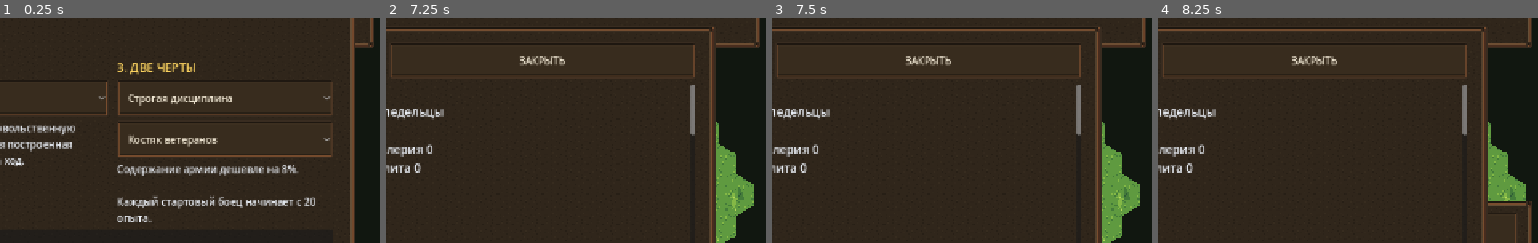
Above: before the commit, frames 1-4 (left to right).
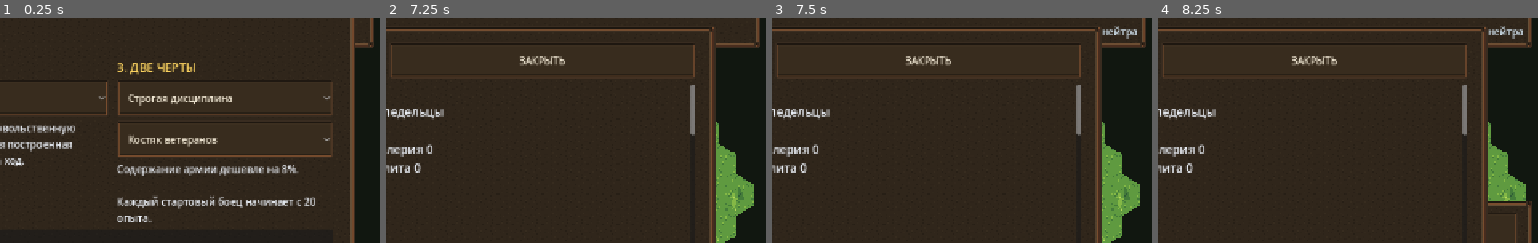
Above: after the commit, the same moments.

Repository: ilonadanelan1-code/-Project-Ember
Game: Godot game, scene res://scenes/strategy_map.tscn
The game is run twice, just before and just after one commit, with the same random seed, the same clock (stepped at 60 frames per second) and the same inputs.
Inputs:
- Up to frame 1 (0.25 s): no input
- Up to frame 2 (7.25 s): click "Речные люди" at 0.5 s; click "Земледельцы" at 1.25 s; click "Строгая дисциплина" at 2 s; click "Костяк ветеранов" at 2.75 s; click "Костяк ветеранов" at 3.5 s; click "Проводники рубежей" at 4.25 s; click "ОСНОВАТЬ КОРОЛЕВСТВО" at 5 s; click "АРМИЯ" at 5.75 s; click "ГОРОД" at 6.5 s
- Up to frame 3 (7.5 s): click "ХОД" at 7.25 s
- Up to frame 4 (8.25 s): click "ЕЩЁ" at 8 s
The pictures show only the part of the screen within x 50-100%, y 11-61%; the shares and areas given below are measured in that part.

Frames 1-2 are identical in both runs. In frame 3, 0.2% of the frame differs, in the area x 86-97%, y 3-10%; in frame 4, 0.2%.
Error before the commit: Parse Error: Cannot infer the type of "role_id" variable because the value doesn't have a set type. (res://scripts/strategic_ai_planner.gd:264)

Commit message:
fix: type deterministic recruitment role selection

Diff:
--- a/project_ember/scripts/strategic_ai_planner.gd
+++ b/project_ember/scripts/strategic_ai_planner.gd
@@ -167,7 +167,7 @@
 	for unit_value in army_value:
 		if not unit_value is Dictionary:
 			continue
-		var role_id := str(unit_value.get("role", UnitCatalog.ROLE_MELEE))
+		var role_id: String = str(unit_value.get("role", UnitCatalog.ROLE_MELEE))
 		var data := UnitCatalog.get_data(role_id)
 		var max_health := maxf(1.0, float(data.get("max_health", 125.0)))
 		var health_ratio := clampf(float(unit_value.get("health", max_health)) / max_health, 0.0, 1.0)
@@ -227,7 +227,7 @@
 			if not enemy_unit is Dictionary:
 				continue
 			enemy_total += 1
-			var enemy_role := str(enemy_unit.get("role", UnitCatalog.ROLE_MELEE))
+			var enemy_role: String = str(enemy_unit.get("role", UnitCatalog.ROLE_MELEE))
 			if enemy_role == UnitCatalog.ROLE_CAVALRY:
 				enemy_cavalry += 1
 			elif enemy_role == UnitCatalog.ROLE_RANGED:
@@ -252,7 +252,7 @@
 	}
 	for unit_value in army:
 		if unit_value is Dictionary:
-			var role_id := str(unit_value.get("role", UnitCatalog.ROLE_MELEE))
+			var role_id: String = str(unit_value.get("role", UnitCatalog.ROLE_MELEE))
 			if counts.has(role_id):
 				counts[role_id] = int(counts[role_id]) + 1
 	var share_total := 0.0
@@ -261,7 +261,7 @@
 	var best_role := UnitCatalog.ROLE_MELEE
 	var best_deficit := -999999.0
 	for role_index in range(ROLE_ORDER.size()):
-		var role_id := ROLE_ORDER[role_index]
+		var role_id: String = str(ROLE_ORDER[role_index])
 		var desired_count := float(desired_army_size) * float(shares.get(role_id, 0.0)) / maxf(0.01, share_total)
 		var deficit := desired_count - float(counts.get(role_id, 0))
 		deficit += float(posmod(kingdom_id + doctrine + role_index, 4)) * 0.001
